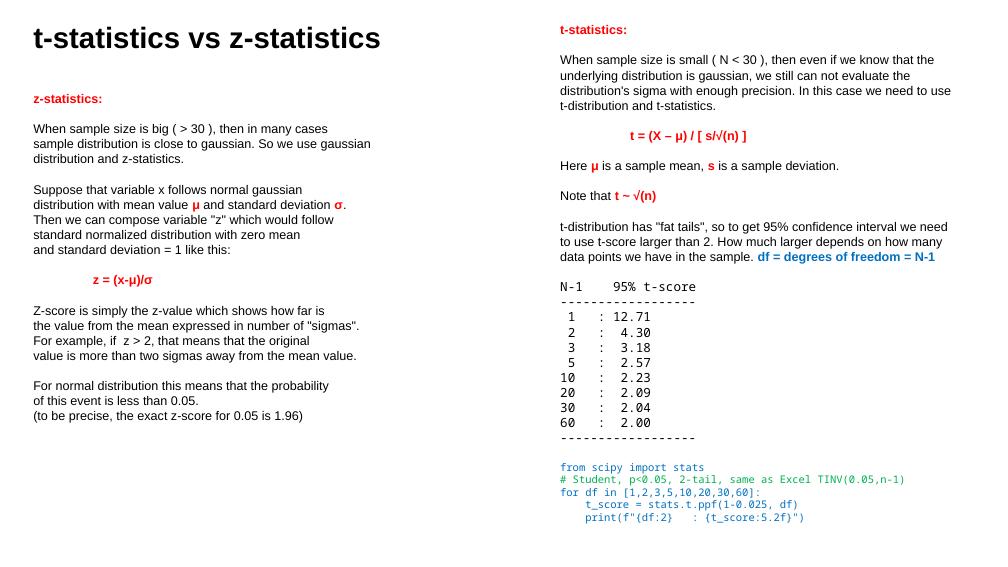
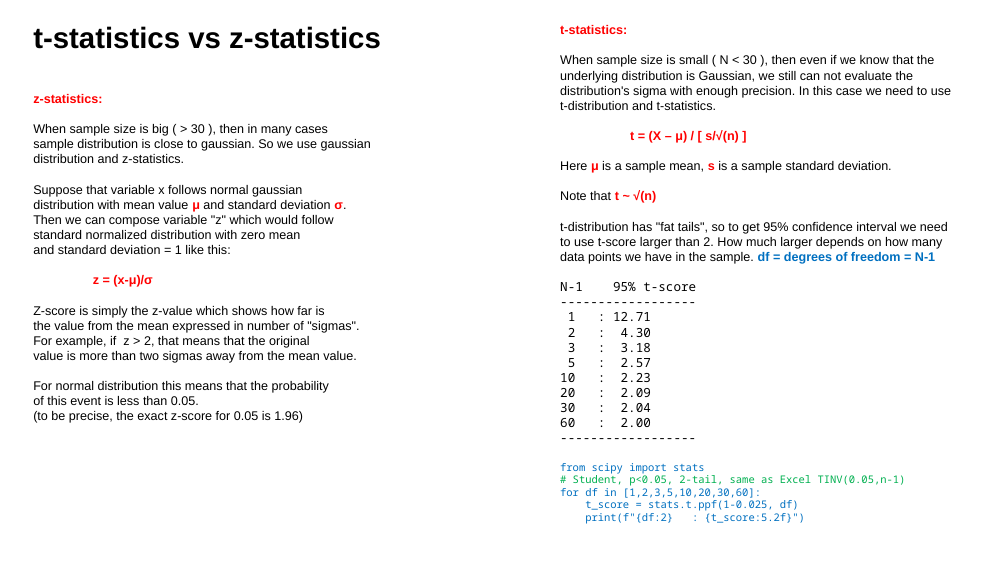
Before and after one commit to lselector/ml_ai_doc, a slide deck: slide 2 of statistics_07_t_distribution.pptx. Drawn at 1008x567 pixels with LibreOffice and Linux fonts; fonts in the diff are those of the drawing. Boxes give left, top, right and bottom in pixels: in the first picture for what was removed or moved away, otherwise in the second. Text is boxed around its words. In the diff, an @@ line names an element or a change of style, - is before the commit and + after.

```diff
--- a/statistics_07_t_distribution.pptx
+++ b/statistics_07_t_distribution.pptx
@@ text at bbox=[560, 55, 951, 110]: text changed @@
-When sample size is small ( N < 30 ), then even if we know that the underlying distribution is gaussian, we still can not evaluate the distribution's sigma with enough precision. In this case we need to use t-distribution and t-statistics.
+When sample size is small ( N < 30 ), then even if we know that the underlying distribution is Gaussian, we still can not evaluate the distribution's sigma with enough precision. In this case we need to use t-distribution and t-statistics.
@@ text at bbox=[560, 161, 892, 173]: text changed @@
-Here μ is a sample mean, s is a sample deviation.
+Here μ is a sample mean, s is a sample standard deviation.
```
Also in this commit, not shown: 2 other slides changed.
